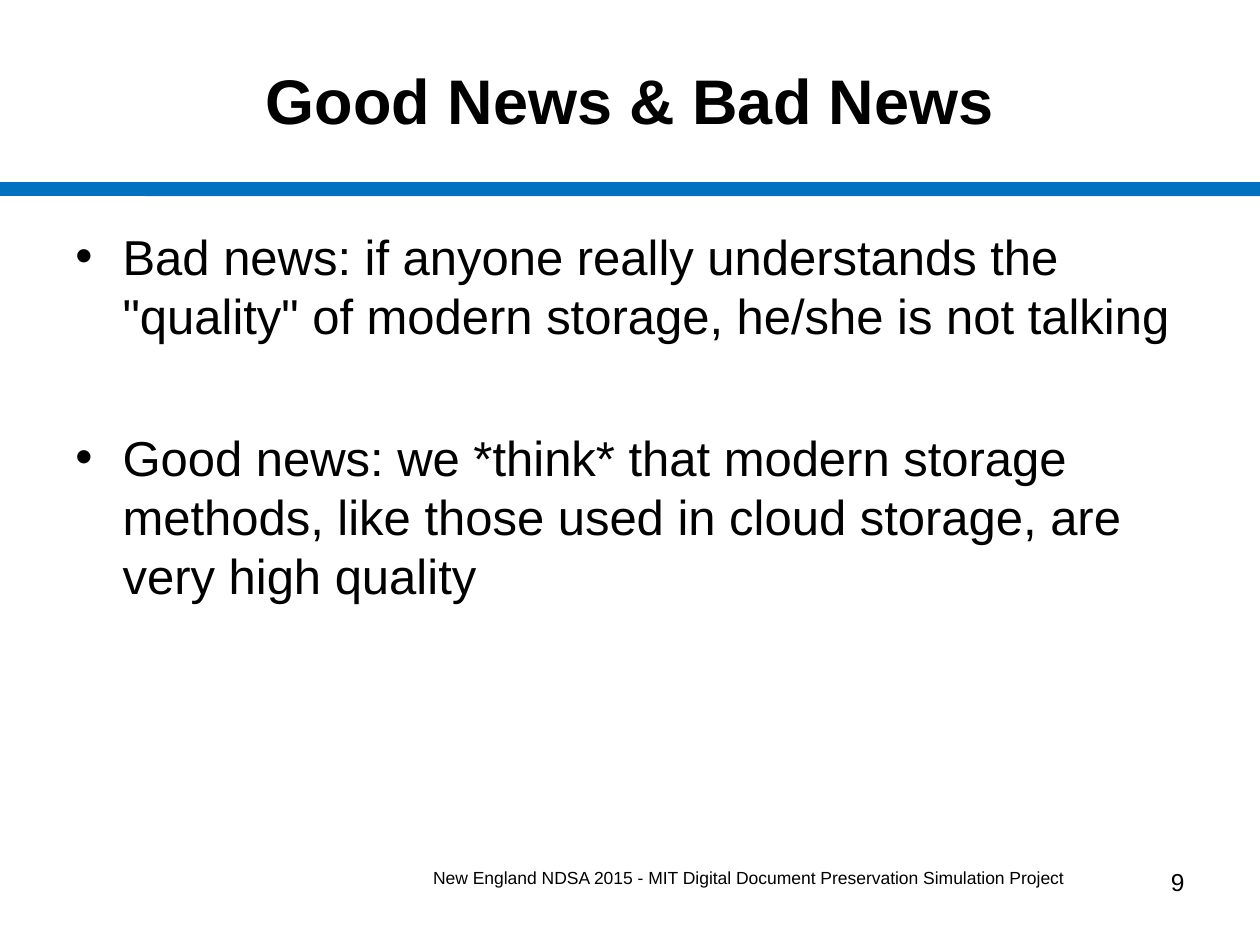
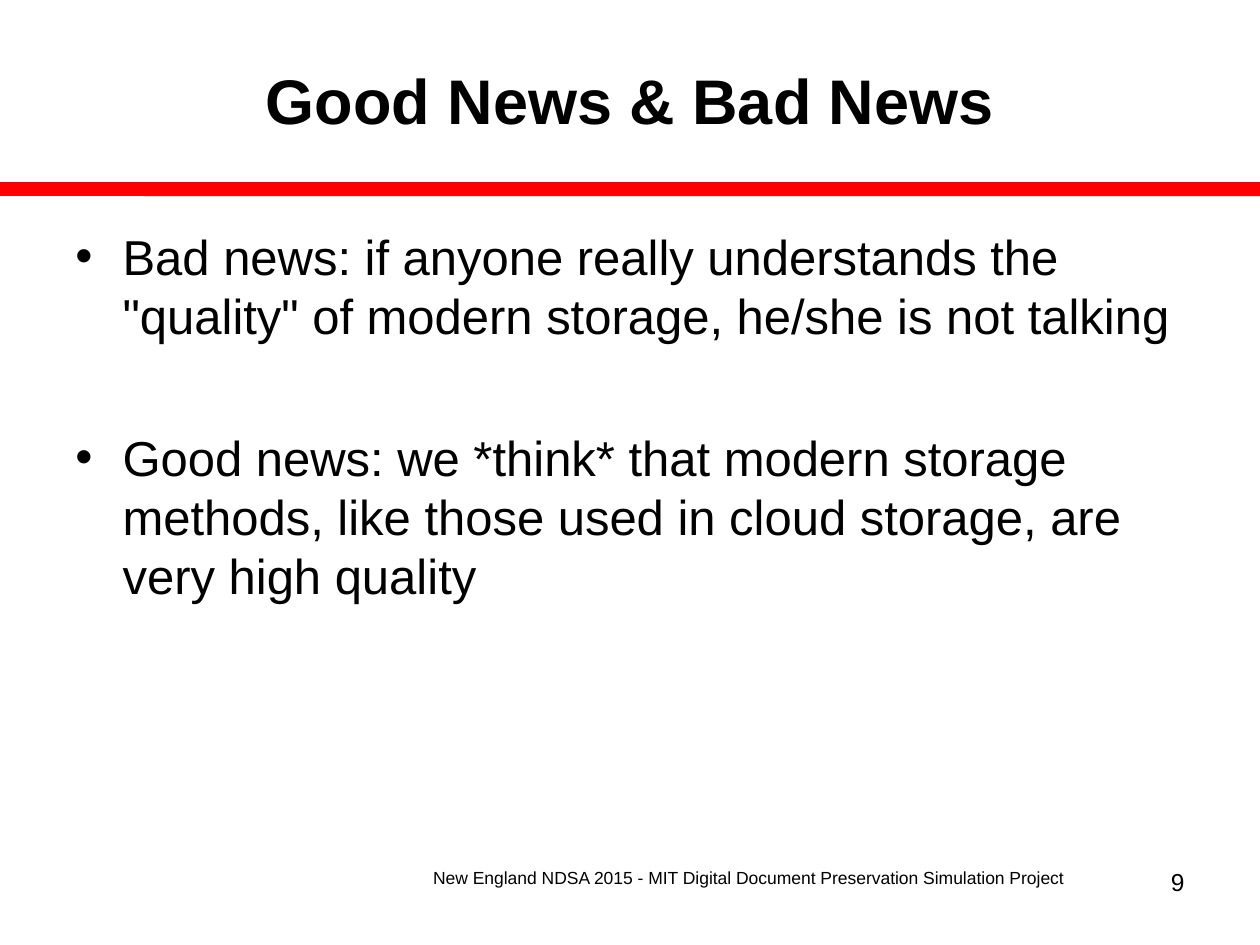
Before and after one commit to MIT-Informatics/PreservationSimulation, a slide deck: slide 9 of shelf/docs/Slides_NewEnglandNDSA.ppt. Drawn at 1260x945 pixels with LibreOffice and Linux fonts; fonts in the diff are those of the drawing. Boxes give left, top, right and bottom in pixels: in the first picture for what was removed or moved away, otherwise in the second. Text is boxed around its words. In the diff, an @@ line names an element or a change of style, - is before the commit and + after.

```diff
--- a/shelf/docs/Slides_NewEnglandNDSA.ppt
+++ b/shelf/docs/Slides_NewEnglandNDSA.ppt
@@ line (0, 189) - (1260, 189): stroke #0070C0 7.99 pt to #FF0000 7.99 pt @@
```
Also in this commit, not shown: 16 other slides changed, 1 other file.
